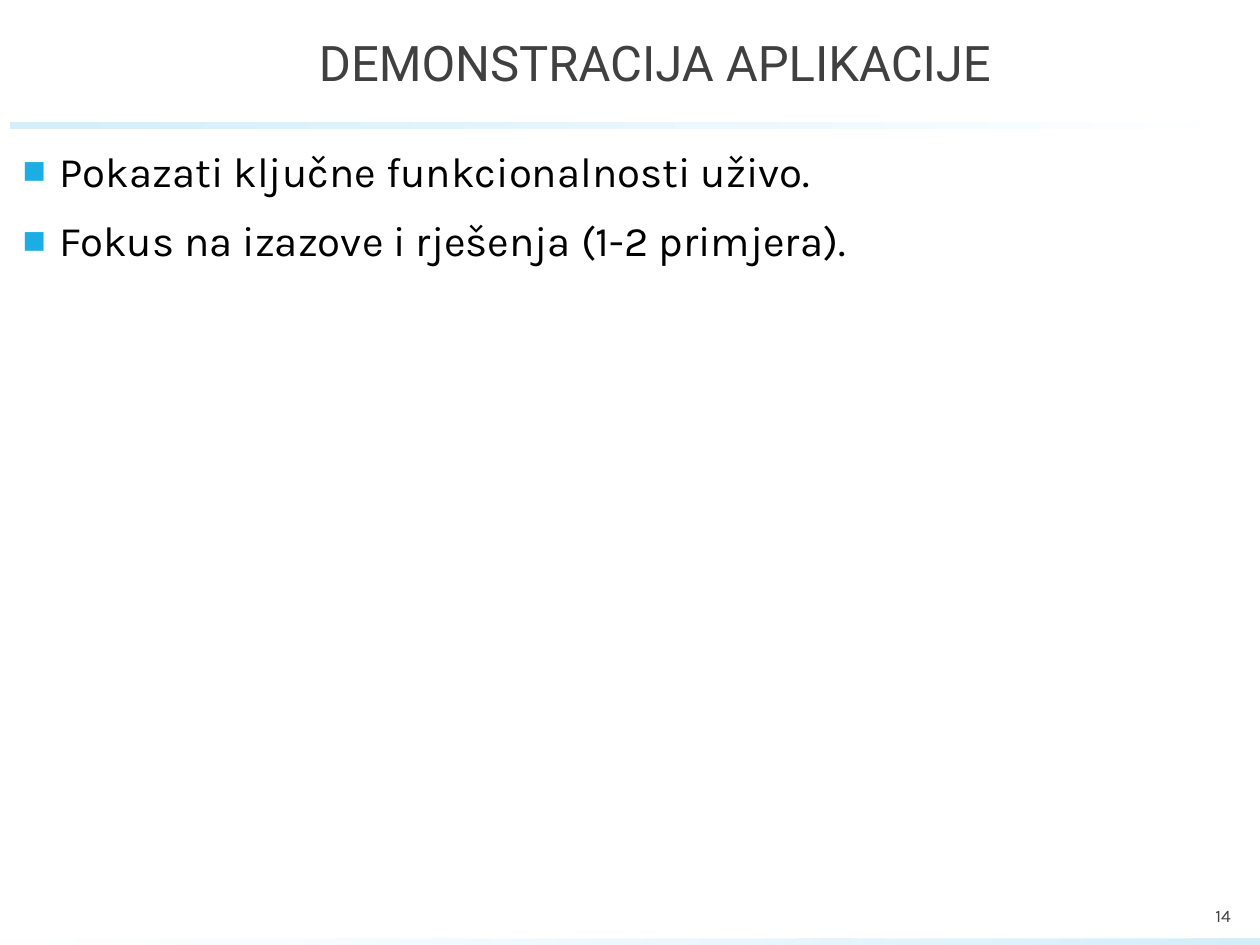
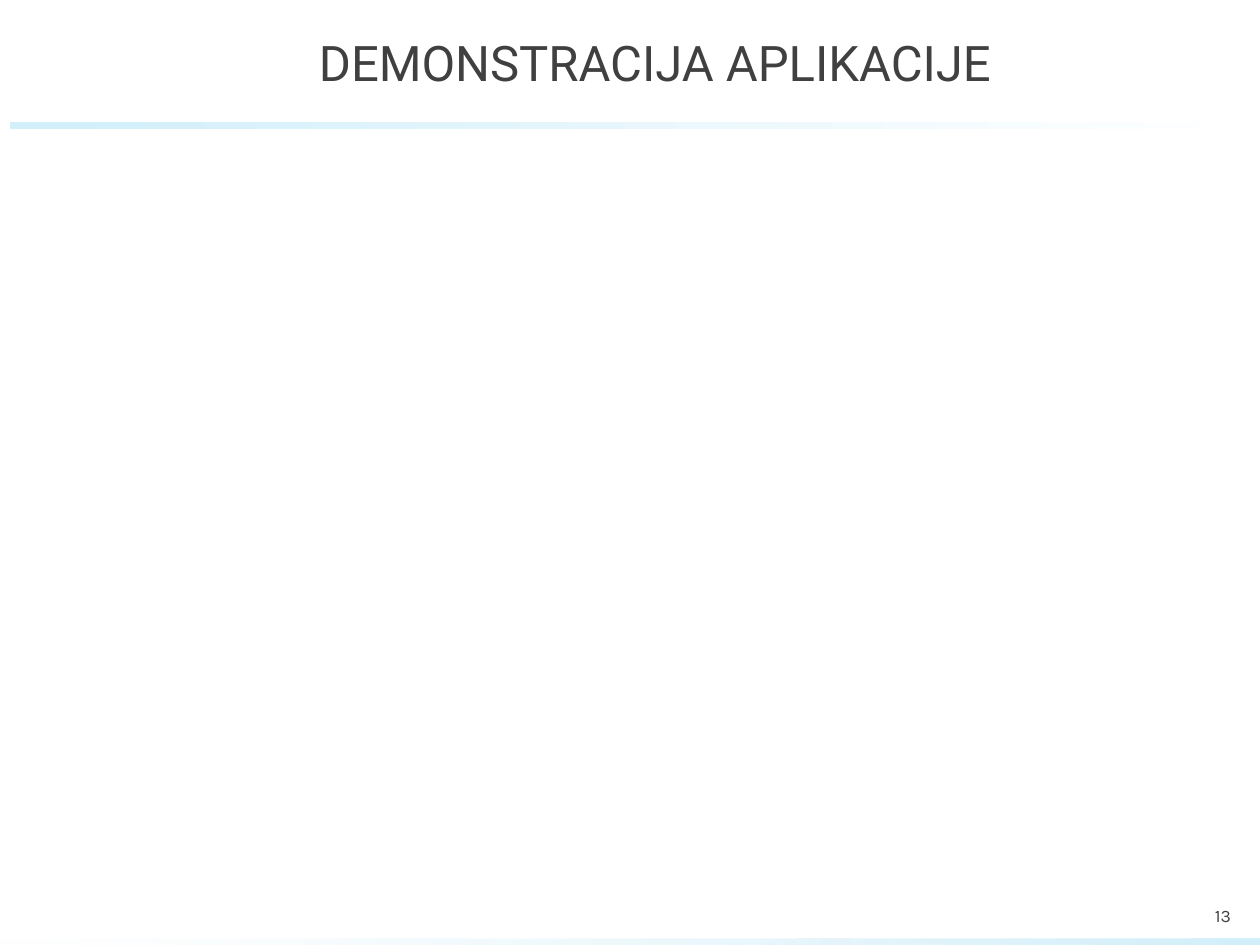
Before and after one commit to marioolcar/BADELPADEL, a slide deck: slide 13 of PROINZ_TG18.1_BadelPadel_PlayPadel.pptx (slide 14 before the commit). Drawn at 1260x945 pixels with LibreOffice and Linux fonts; fonts in the diff are those of the drawing; background and template pictures are left out. Boxes give left, top, right and bottom in pixels: in the first picture for what was removed or moved away, otherwise in the second. Text is boxed around its words. In the diff, an @@ line names an element or a change of style, - is before the commit and + after.

```diff
--- a/PROINZ_TG18.1_BadelPadel_PlayPadel.pptx
+++ b/PROINZ_TG18.1_BadelPadel_PlayPadel.pptx
@@ text removed at [59,156,846,267] @@
-■ Pokazati ključne funkcionalnosti uživo.
-■ Fokus na izazove i rješenja (1-2 primjera).
@@ page number at [1215,911,1231,922]: text changed @@
-14
+13
```
Also in this commit, not shown: 8 other slides changed, 3 slides added, 4 slides removed.
